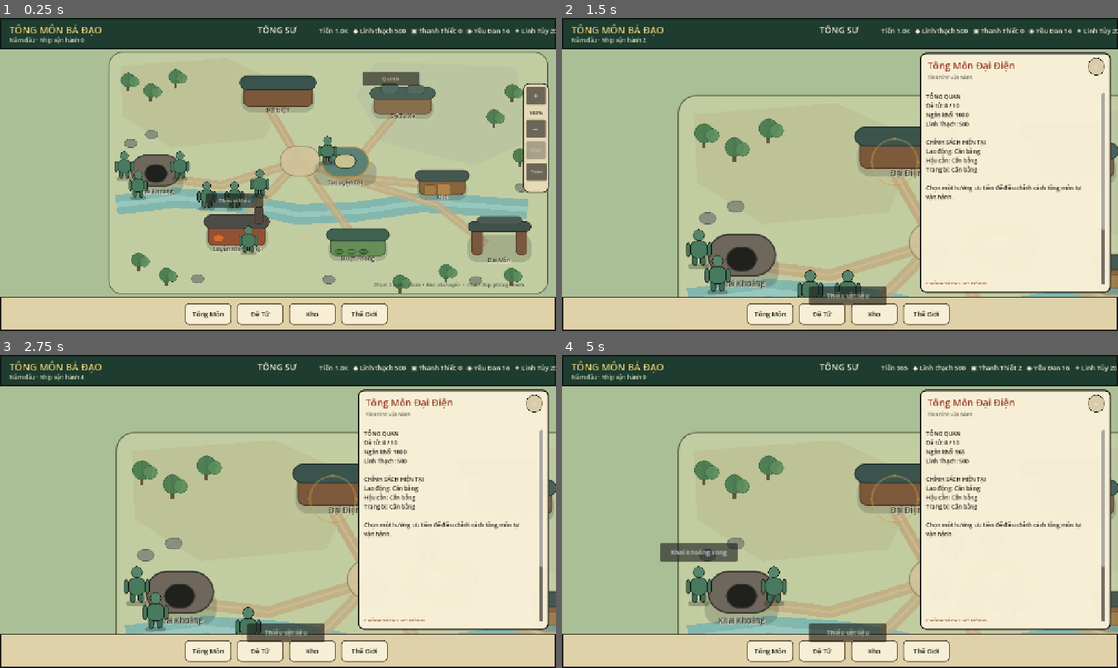
Above: before the commit, frames 1-4 (two rows, left to right).
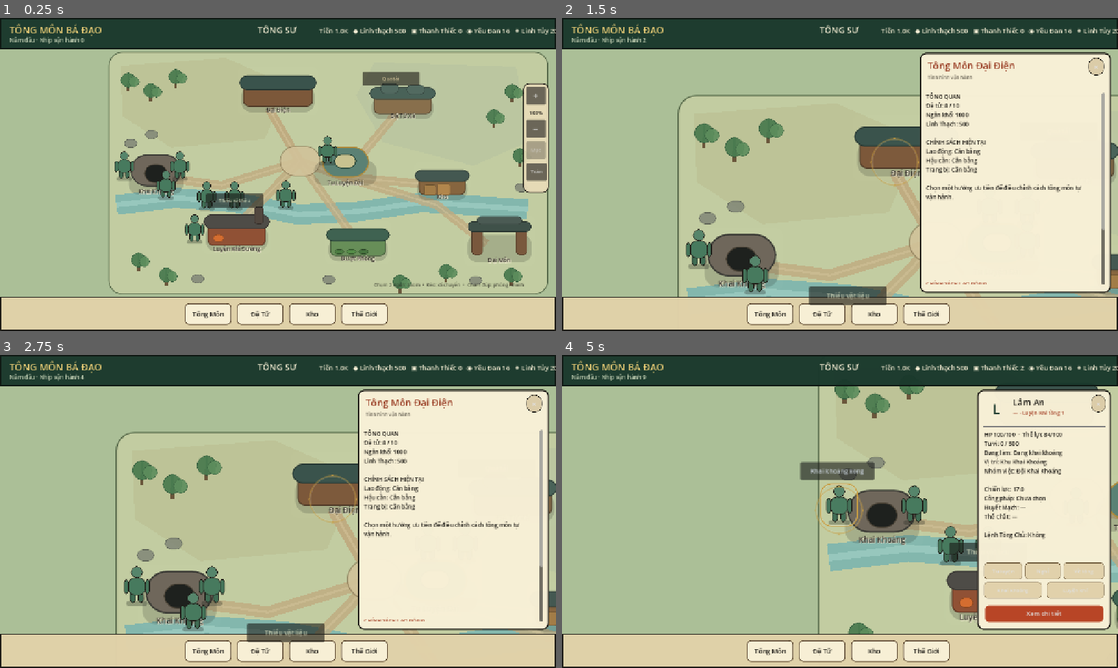
Above: after the commit, the same moments.

Repository: vuanhtuan161094-byte/TongMonBaDao
Game: Godot game, scene res://scenes/p3/p3_2_landscape_sect.tscn
Same seed, same stepped clock (60 frames per second), same inputs: the game is played once before the commit and once after it.
Inputs (mouse positions are in pixels of both pictures, inside the frame that each line leads up to):
- Up to frame 1 (0.25 s): no input
- Up to frame 2 (1.5 s): click (840, 89) at 0.5 s; click (1073, 161) at 1.25 s
- Up to frame 3 (2.75 s): click (433, 586) at 2 s
- Up to frame 4 (5 s): click (739, 596) at 2.75 s; click (990, 564) at 3.52 s; click (840, 480) at 4.27 s

The runs differ from the first frame. In frame 1, 1.3% of the frame differs, in the area x 23-54%, y 48-76%; in frame 2, 1.3%; in frame 3, 1.4%; in frame 4, 28%, in the area x 17-100%, y 2-92%.

Commit message:
Persist graded disciple trait profiles

Diff:
--- a/godot/src/simulation/state/sect_state.gd
+++ b/godot/src/simulation/state/sect_state.gd
@@ -345,11 +345,19 @@
         var raw_profile = value[raw_key]
         if not (raw_profile is Dictionary):
             continue
+        var grades: Dictionary = {}
+        var raw_grades = raw_profile.get("grades", {})
+        if raw_grades is Dictionary:
+            var grade_keys: Array = raw_grades.keys()
+            grade_keys.sort()
+            for grade_key in grade_keys:
+                grades[str(grade_key)] = clampi(int(raw_grades[grade_key]), 1, 5)
         normalized[str(raw_key)] = {
             "initialized": bool(raw_profile.get("initialized", false)),
             "visible": _string_array(raw_profile.get("visible", [])),
             "latent": _string_array(raw_profile.get("latent", [])),
-            "revealed": _string_array(raw_profile.get("revealed", []))
+            "revealed": _string_array(raw_profile.get("revealed", [])),
+            "grades": grades
         }
     return normalized
 
